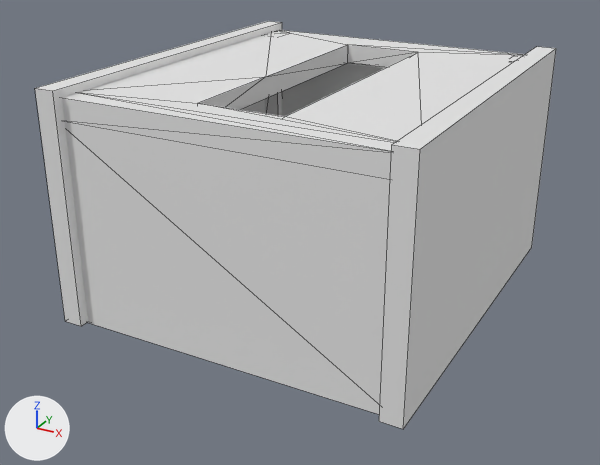
One commit to the FBX model content/models/room.fbx: the scene before it, then after it.
One viewpoint serves both versions: a 50 mm camera at (84.5, -165.9, 92.1) aimed at (-2.6, -7.5, 12.9). The axes (+X, +Y, +Z) are drawn at lower left. The lights are the same throughout. Mesh edges are drawn as thin lines. Vertices at the same position are counted once.

In view in the first picture: 'Floor'.
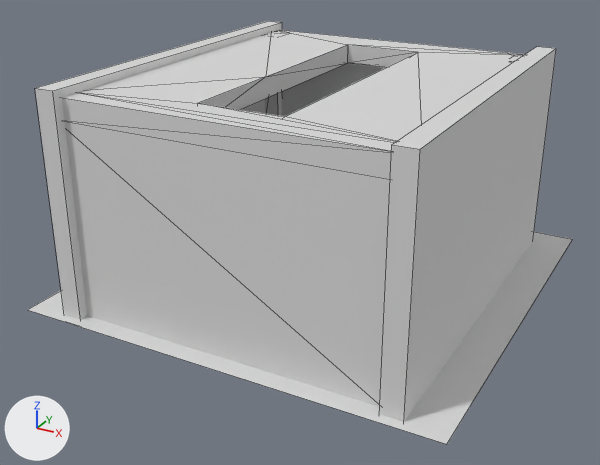
What differs and where, as boxes [x1, y1, x2, y2] in the pictures (600 x 465 px):
'Floor', reshaped: before [35, 21, 556, 429]; after [28, 21, 572, 444]
part 1 of me_floor, rebuilt (not visible before): after [28, 232, 572, 444]
part 2 of me_floor, recoloured: [42, 21, 553, 422] in both

Diff of the bpy script that builds the scene:
```diff
--- a/content/models/room.fbx.py
+++ b/content/models/room.fbx.py
@@ mat_room @@
+mat_room = principled_material('Room')
+mat_room.base_color = (0.7, 0.7, 0.7)  # light grey #dadada
+mat_room.roughness = 0.69
@@ me_floor @@
 # used by ob_floor; location = (0.0, 0.0, 0.2)
-me_floor.from_pydata(...)  # 117 vertices, 130 faces; spans x -40.9..40.9, y -47.7..42.9, z -2.0..51.5
+me_floor.from_pydata(...)  # 113 vertices, 129 faces; spans x -50.0..50.0, y -50.0..50.0, z -2.0..51.5
+# me_floor part 1: the loose piece of 4 vertices spanning x -38.5..38.5, y -38.5..38.5, z 0.0 is rebuilt with 4 vertices and now spans x -50.0..50.0, y -50.0..50.0, z -0.2, in mat_room (light grey #dadada)
+# me_floor part 2: 128 faces spanning x -40.9..40.9, y -47.7..42.9, z -2.0..51.5 switch from mat_material_001 (white #e7e7e7) to mat_room (light grey #dadada)
```
